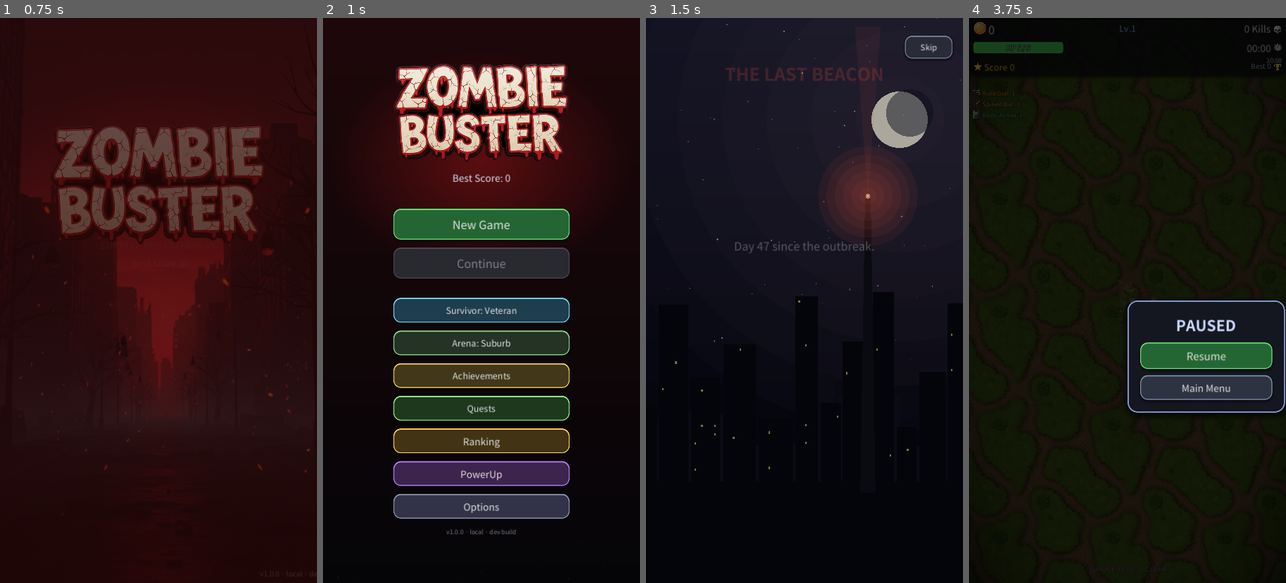
Above: before the commit, frames 1-4 (left to right).
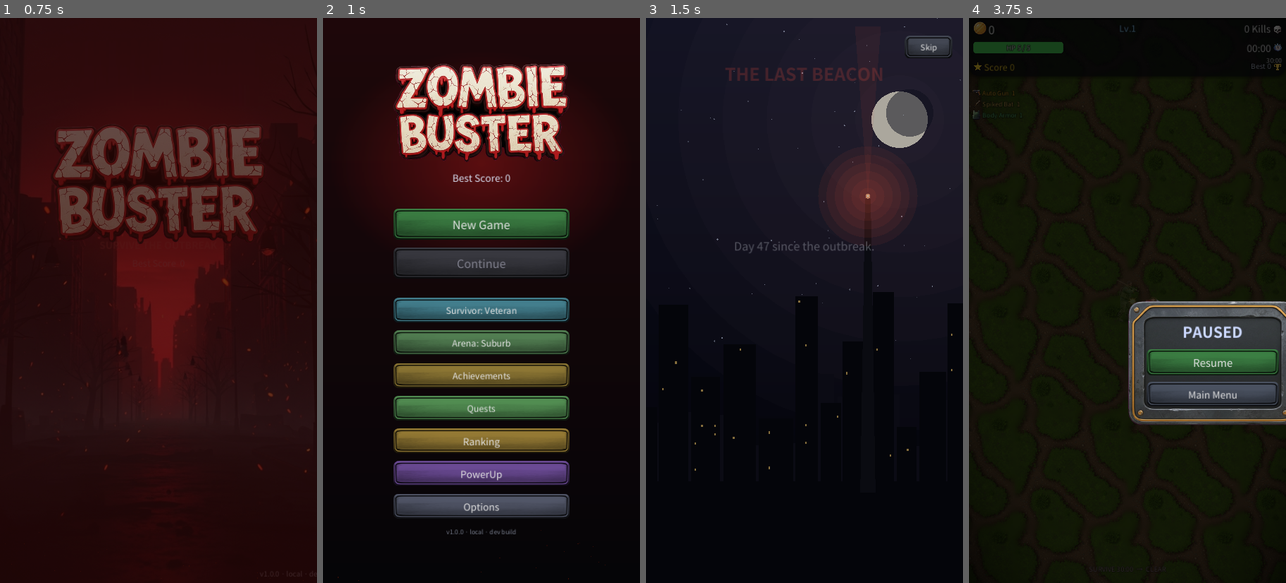
Above: after the commit, the same moments.

Repository: kosj/game_action_defence
Game: Godot game, scene res://scenes/TitleScreen.tscn
The game is run twice, just before and just after one commit, with the same random seed, the same clock (stepped at 60 frames per second) and the same inputs. Sound files missing from this copy of the repository are replaced by a short silence.
Inputs (mouse positions are in pixels of both pictures, inside the frame that each line leads up to):
- Up to frame 1 (0.75 s): tap Enter at 0.5 s; move the mouse to (228, 272) at 0.52 s; click (228, 272) at 0.67 s
- Up to frame 2 (1 s): no input
- Up to frame 3 (1.5 s): click "New Game" at 1.25 s
- Up to frame 4 (3.75 s): click "New Game" at 2 s; click "Skip" at 2.75 s; click "❚❚" at 3.5 s

Frame 1 is identical in both runs. In frame 2, 15% of the frame differs, in the area x 22-78%, y 33-89%; in frame 3, 0.3%; in frame 4, 8.2%.

Commit message:
Apply VARCO-generated UI art: panel frame, button plate, item slot
Replace the code-built StyleBoxFlat look with three generated textures
(chroma-keyed off their magenta backgrounds, then autocropped).

Panel frame (assets/ui/frames/panel_frame.png, 320px source, 40px split):
- UIStyle.panel() now returns a nine-patch StyleBoxTexture, so every panel
  built through it — shop, level-up, pause, game-over, wave-clear and all
  MainMenu sub-panels — picks up the steel/gold frame at once.

Button plate (151x93 source, 9px split):
- Neutralized to luminance only, so modulate_color carries the hue. Buttons
  keep their semantic accent (green=confirm, red=danger, gold=ranking,
  grey=close, dark grey=locked) while gaining the brushed-metal bevel and
  gloss. Tinted a step darker than the raw art so white labels stay legible.
- UITheme's project-wide Button styleboxes use the same plate.

Item slot (160px):
- Level-up cards now show their weapon/passive icon inside the brass slot
  frame. Card height 74 -> 88 to fit the 68px slot.

Two things the texture switch would otherwise have broken:
- ShopPanel drew its section colour as border_width_left via an
  `as StyleBoxFlat` cast, which silently yields null for a texture stylebox —
  the category stripe would have just vanished. Replaced with
  UIStyle.add_left_stripe().
- set_button_content_margin_left() only touches overridden styleboxes; the
  global theme's instances are shared, so mutating them would shift the
  padding of unrelated buttons.

StyleBoxTexture has no shadow support, so button drop shadows are gone; the
bevel art and the existing press-pop tween carry the depth cue instead.

Co-authored-by: Claude <noreply@anthropic.com>

Diff:
--- a/scripts/LevelUpPanel.gd
+++ b/scripts/LevelUpPanel.gd
@@ -189,19 +189,29 @@
 	return btn
 
 
-## 카드 버튼에 무기 아이콘을 왼쪽 정렬로 붙인다(아이콘 없으면 기존 색상 카드 그대로).
+const _SLOT_PX := 68
+const _SLOT_LEFT := 12
+
+## 카드 버튼 왼쪽에 아이템 슬롯 프레임(아이콘 포함)을 붙인다(아이콘 없으면 기존 색상 카드 그대로).
 func _set_card_icon(btn: Button, icon) -> void:
 	if icon == null or not (icon is Texture2D):
 		return
-	btn.icon = icon
-	btn.expand_icon = true
-	btn.add_theme_constant_override("icon_max_width", 52)
-	btn.add_theme_constant_override("h_separation", 12)
+	var slot := _UIStyle.make_item_slot(icon, _SLOT_PX)
+	slot.anchor_top = 0.5
+	slot.anchor_bottom = 0.5
+	slot.offset_left = _SLOT_LEFT
+	slot.offset_right = _SLOT_LEFT + _SLOT_PX
+	slot.offset_top = -_SLOT_PX / 2.0
+	slot.offset_bottom = _SLOT_PX / 2.0
+	btn.add_child(slot)
+	# 라벨이 슬롯을 넘지 않도록 좌측 여백을 슬롯 폭만큼 확보하고 왼쪽 정렬로 읽히게 한다.
+	_UIStyle.set_button_content_margin_left(btn, _SLOT_LEFT + _SLOT_PX + 12)
+	btn.alignment = HORIZONTAL_ALIGNMENT_LEFT
 
 
 func _new_card_button() -> Button:
 	var btn := Button.new()
-	btn.custom_minimum_size = Vector2(0, 74)
+	btn.custom_minimum_size = Vector2(0, 88)   # 좌측 슬롯 프레임(68px)이 들어갈 여유
 	btn.add_theme_font_size_override("font_size", 22)
 	btn.autowrap_mode = TextServer.AUTOWRAP_WORD_SMART
 	return btn
--- a/scripts/ShopPanel.gd
+++ b/scripts/ShopPanel.gd
@@ -215,10 +215,8 @@
 	var col: Color = SECTION_COLORS.get(upg["section"], Color(0.4, 0.4, 0.45))
 	_UIStyle.apply_button_style(btn, col.darkened(0.82), col)
 	# 섹션 색상의 굵은 좌측 띠로 카테고리를 한눈에 구분
-	for state_name in ["normal", "hover", "pressed", "disabled"]:
-		var sb := btn.get_theme_stylebox(state_name) as StyleBoxFlat
-		if sb:
-			sb.border_width_left = 7
+	_UIStyle.add_left_stripe(btn, col)
+	_UIStyle.set_button_content_margin_left(btn, 26)
 	btn.icon = _COIN_ICON
 	btn.add_theme_constant_override("icon_max_width", 26)
 	btn.add_theme_constant_override("h_separation", 10)
--- a/scripts/UIStyle.gd
+++ b/scripts/UIStyle.gd
@@ -2,18 +2,30 @@
 extends RefCounted
 ## 공용 UI 스타일 팩토리 — 코드로 생성/구성되는 UI 전반(HUD, 상점)에서 재사용.
 
+# VARCO 생성 나인패치 패널 프레임(강철+골드 베벨 테두리). 320px 소스, 테두리 분할 40px.
+const _PANEL_FRAME_TEX := preload("res://assets/ui/frames/panel_frame.png")
+const _PANEL_FRAME_MARGIN := 40      # 나인패치 코너/에지 분할(화면상 테두리 두께)
 
-static func panel(bg: Color, border: Color, radius: int = 18, border_w: int = 3) -> StyleBoxFlat:
-	var sb := StyleBoxFlat.new()
-	sb.bg_color = bg
-	sb.border_color = border
-	sb.set_border_width_all(border_w)
-	sb.set_corner_radius_all(radius)
-	sb.corner_detail = 8            # 곡선 모서리를 더 매끈하게
-	sb.anti_aliasing = true
-	sb.shadow_color = Color(0, 0, 0, 0.5)
-	sb.shadow_size = 14
-	sb.shadow_offset = Vector2(0, 5)
+# 버튼 플레이트 — 브러시드 메탈/베벨/광택만 남긴 무채색 재질.
+# 색은 modulate_color 가 입히므로, 호출부가 넘긴 강조색(accent)이 그대로 버튼 색이 된다.
+const _BTN_PLATE_TEX := preload("res://assets/ui/frames/button_plate.png")
+const _BTN_PLATE_MARGIN := 9
+# 강조색을 그대로 쓰면 너무 밝아 흰 라벨이 묻히므로 한 단계 낮춰 중간 톤 금속으로 만든다.
+const _BTN_DARKEN := 0.42
+
+# 아이템 슬롯 프레임(황동 림 + 어두운 함몰부). 안쪽 빈 영역은 프레임의 약 71%.
+const _SLOT_TEX := preload("res://assets/ui/frames/item_slot.png")
+const _SLOT_INNER_INSET := 0.16      # 아이콘이 함몰부 안에 앉도록 하는 사방 여백 비율
+
+
+## 텍스처 나인패치 패널. bg/border/radius/border_w 인자는 하위 호환용으로 유지하되
+## 프레임 아트가 시각을 담당하므로 무시된다(콘텐츠 여백만 프레임 안쪽으로 잡는다).
+static func panel(_bg: Color, _border: Color, _radius: int = 18, _border_w: int = 3) -> StyleBoxTexture:
+	var sb := StyleBoxTexture.new()
+	sb.texture = _PANEL_FRAME_TEX
+	sb.set_texture_margin_all(_PANEL_FRAME_MARGIN)   # 코너는 원본 픽셀 크기로, 가운데는 늘어남
+	sb.set_content_margin_all(18)                    # 자식이 프레임 안쪽 어두운 영역에 앉도록
+	sb.draw_center = true
 	return sb
 
 
@@ -28,18 +40,12 @@
 	return sb
 
 
-static func _button_box(bg: Color, border: Color, radius: int, border_w: int, shadow: int = 5) -> StyleBoxFlat:
-	var sb := StyleBoxFlat.new()
-	sb.bg_color = bg
-	sb.border_color = border
-	sb.set_border_width_all(border_w)
-	sb.border_width_top = border_w + 1        # 상단 테두리를 살짝 두껍게 — 입체 베벨 느낌
-	sb.set_corner_radius_all(radius)
-	sb.corner_detail = 8                       # 매끈한 곡선 모서리
-	sb.anti_aliasing = true
-	sb.shadow_color = Color(0, 0, 0, 0.38)
-	sb.shadow_size = shadow                     # 부드러운 드롭 섀도로 버튼이 떠 보이게
-	sb.shadow_offset = Vector2(0, 3)
+## 금속 플레이트 버튼 박스. accent(호출부의 강조색)로 틴트해 버튼별 의미 색을 유지한다.
+static func button_box(accent: Color, darken: float = _BTN_DARKEN) -> StyleBoxTexture:
+	var sb := StyleBoxTexture.new()
+	sb.texture = _BTN_PLATE_TEX
+	sb.set_texture_margin_all(_BTN_PLATE_MARGIN)
+	sb.modulate_color = accent.darkened(darken)
 	sb.content_margin_left = 18
 	sb.content_margin_right = 18
 	sb.content_margin_top = 11
@@ -48,16 +54,69 @@
 
 
 ## 버튼에 normal/hover/pressed/disabled 4종 StyleBox 를 한 번에 적용.
-static func apply_button_style(btn: Button, bg: Color, border: Color, radius: int = 16) -> void:
-	var normal := _button_box(bg, border, radius, 2, 5)
-	var hover := _button_box(bg.lightened(0.16), border.lightened(0.12), radius, 2, 7)
-	var pressed := _button_box(bg.darkened(0.22), border, radius, 2, 1)   # 눌리면 섀도 줄여 가라앉는 느낌
-	var disabled := _button_box(Color(0.16, 0.16, 0.19), Color(0.28, 0.28, 0.32), radius, 2, 0)
-
-	btn.add_theme_stylebox_override("normal", normal)
-	btn.add_theme_stylebox_override("hover", hover)
-	btn.add_theme_stylebox_override("pressed", pressed)
-	btn.add_theme_stylebox_override("disabled", disabled)
+## bg/radius 는 하위 호환용으로 남기며, 플레이트 아트가 형태를 담당하므로 무시된다.
+## 색은 border(강조색)를 틴트로 써서 확인=초록·위험=빨강·잠금=진회색 같은 구분을 유지한다.
+static func apply_button_style(btn: Button, _bg: Color, border: Color, _radius: int = 16) -> void:
+	btn.add_theme_stylebox_override("normal", button_box(border))
+	btn.add_theme_stylebox_override("hover", button_box(border, _BTN_DARKEN - 0.14))
+	btn.add_theme_stylebox_override("pressed", button_box(border, _BTN_DARKEN + 0.16))
+	btn.add_theme_stylebox_override("disabled", button_box(Color(0.40, 0.40, 0.45), 0.45))
 	btn.add_theme_color_override("font_disabled_color", Color(0.5, 0.5, 0.55))
 	# 포커스 시 그려지는 기본 흰색 아웃라인 제거(터치 UI 라 키보드 포커스 테두리가 불필요·거슬림).
 	btn.add_theme_stylebox_override("focus", StyleBoxEmpty.new())
+
+
+## 버튼 4종 StyleBox 의 좌측 콘텐츠 여백을 한 번에 조정(좌측에 슬롯/띠를 놓을 자리 확보).
+## 오버라이드된 StyleBox 만 건드린다 — 전역 테마의 인스턴스는 모든 버튼이 공유하므로
+## 그대로 변형하면 관계없는 버튼까지 여백이 밀린다(apply_button_style 이후에 호출할 것).
+static func set_button_content_margin_left(btn: Button, px: int) -> void:
+	for state in ["normal", "hover", "pressed", "disabled"]:
+		if not btn.has_theme_stylebox_override(state):
+			continue
+		var sb := btn.get_theme_stylebox(state)
+		if sb:
+			sb.set_content_margin(SIDE_LEFT, px)
+
+
+## 좌측 세로 색상 띠 — 텍스처 스타일박스에는 테두리 색이 없으므로 카테고리 구분을 자식으로 그린다.
+static func add_left_stripe(ctrl: Control, color: Color, width: int = 7) -> void:
+	var stripe := ColorRect.new()
+	stripe.color = color
+	stripe.mouse_filter = Control.MOUSE_FILTER_IGNORE
+	stripe.anchor_top = 0.0
+	stripe.anchor_bottom = 1.0
+	stripe.offset_left = _BTN_PLATE_MARGIN + 2      # 베벨 안쪽 면 위에 올린다
+	stripe.offset_right = _BTN_PLATE_MARGIN + 2 + width
+	stripe.offset_top = _BTN_PLATE_MARGIN + 2
+	stripe.offset_bottom = -(_BTN_PLATE_MARGIN + 2)
+	ctrl.add_child(stripe)
+
+
+## 아이템 슬롯 프레임 안에 아이콘을 앉힌 위젯. 입력은 통과시켜 부모 버튼이 계속 눌린다.
+static func make_item_slot(icon: Texture2D, slot_px: int = 64) -> Control:
+	var root := Control.new()
+	root.custom_minimum_size = Vector2(slot_px, slot_px)
+	root.mouse_filter = Control.MOUSE_FILTER_IGNORE
+
+	var frame := TextureRect.new()
+	frame.texture = _SLOT_TEX
+	frame.set_anchors_preset(Control.PRESET_FULL_RECT)
+	frame.expand_mode = TextureRect.EXPAND_IGNORE_SIZE
+	frame.stretch_mode = TextureRect.STRETCH_SCALE
+	frame.mouse_filter = Control.MOUSE_FILTER_IGNORE
+	root.add_child(frame)
+
+	if icon:
+		var pad := int(round(slot_px * _SLOT_INNER_INSET))
+		var ic := TextureRect.new()
+		ic.texture = icon
+		ic.set_anchors_preset(Control.PRESET_FULL_RECT)
+		ic.offset_left = pad
+		ic.offset_top = pad
+		ic.offset_right = -pad
+		ic.offset_bottom = -pad
+		ic.expand_mode = TextureRect.EXPAND_IGNORE_SIZE
+		ic.stretch_mode = TextureRect.STRETCH_KEEP_ASPECT_CENTERED
+		ic.mouse_filter = Control.MOUSE_FILTER_IGNORE
+		root.add_child(ic)
+	return root
--- a/scripts/UITheme.gd
+++ b/scripts/UITheme.gd
@@ -60,10 +60,10 @@
 	t.default_font_size = 19
 
 	# ── Button ────────────────────────────────────────────────
-	t.set_stylebox("normal",   "Button", _btn(BTN_BG, BTN_LINE))
-	t.set_stylebox("hover",    "Button", _btn(BTN_BG.lightened(0.12), BTN_LINE.lightened(0.12)))
-	t.set_stylebox("pressed",  "Button", _btn(BTN_BG.darkened(0.18), ACCENT))
-	t.set_stylebox("disabled", "Button", _btn(Color(0.14, 0.15, 0.18), Color(0.26, 0.27, 0.31)))
+	t.set_stylebox("normal",   "Button", _btn(BTN_LINE))
+	t.set_stylebox("hover",    "Button", _btn(BTN_LINE, 0.28))
+	t.set_stylebox("pressed",  "Button", _btn(ACCENT, 0.52))
+	t.set_stylebox("disabled", "Button", _btn(Color(0.40, 0.40, 0.45), 0.45))
 	t.set_stylebox("focus",    "Button", _empty())
 	var bold := bold_font()
 	if bold:
@@ -90,19 +90,13 @@
 	return t
 
 
-func _btn(bg: Color, border: Color) -> StyleBoxFlat:
-	var sb := StyleBoxFlat.new()
-	sb.bg_color = bg
-	sb.border_color = border
-	sb.set_border_width_all(2)
-	sb.set_corner_radius_all(14)
+## 기본 버튼도 UIStyle 과 같은 금속 플레이트를 쓰되 여백만 테마 기본값으로 조정.
+func _btn(accent: Color, darken: float = 0.42) -> StyleBoxTexture:
+	var sb := UIStyle.button_box(accent, darken)
 	sb.content_margin_left = 16
 	sb.content_margin_right = 16
 	sb.content_margin_top = 9
 	sb.content_margin_bottom = 9
-	sb.shadow_color = Color(0, 0, 0, 0.28)
-	sb.shadow_size = 4
-	sb.shadow_offset = Vector2(0, 2)
 	return sb
 
 
Binary file added: assets/ui/frames/button_plate.png
Binary file added: assets/ui/frames/item_slot.png
Binary file added: assets/ui/frames/panel_frame.png
